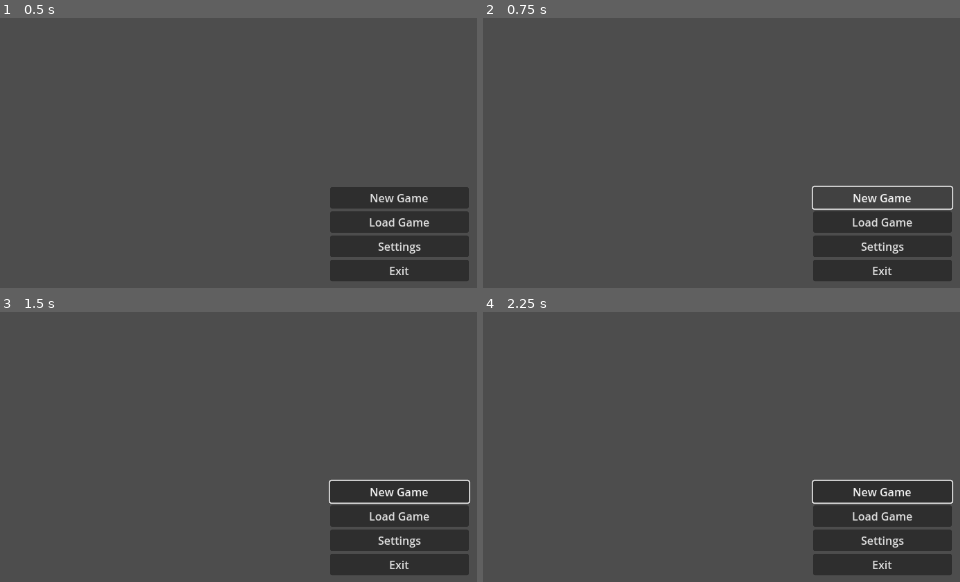
Above: before the commit, frames 1-4 (two rows, left to right).
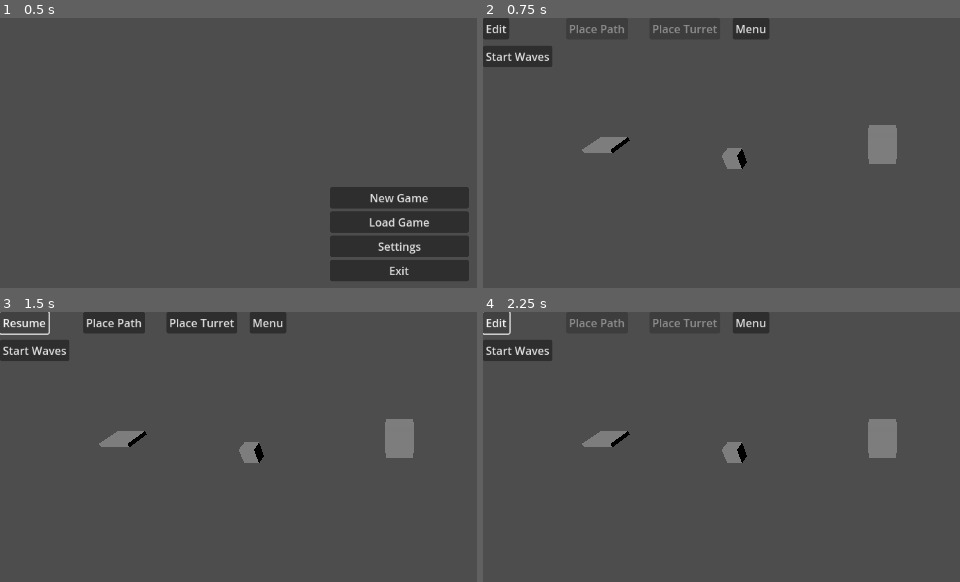
Above: after the commit, the same moments.

Repository: potatozepp/GPT-Test
Game: Godot game, scene res://main.tscn
The game is run twice, just before and just after one commit, with the same random seed, the same clock (stepped at 60 frames per second) and the same inputs.
Inputs (mouse positions are in pixels of both pictures, inside the frame that each line leads up to):
- Up to frame 1 (0.5 s): no input
- Up to frame 2 (0.75 s): click "New Game" at 0.5 s
- Up to frame 3 (1.5 s): click (14, 322) at 1.25 s, where only the run after the commit has a clickable "Edit"
- Up to frame 4 (2.25 s): click (506, 322) at 2 s, where only the run after the commit has a clickable "Resume"

Frame 1 is identical in both runs. In frame 2, 11% of the frame differs, in the area x 0-99%, y 0-98%; in frame 3, 15%; in frame 4, 13%.
Error before the commit: Parse Error: Used space character for indentation instead of tab as used before in the file. (res://main.gd:154)

Commit message:
fix some stuff

Diff:
--- a/enemy.gd
+++ b/enemy.gd
@@ -56,7 +56,7 @@
 				came_from[next] = current
 	var result: Array = []
 	if came_from.has(goal):
-		var node: Vector3 = goal
+		var node := goal
 		while node != null:
 			result.insert(0, node)
 			node = came_from[node]
--- a/main.gd
+++ b/main.gd
@@ -152,22 +152,22 @@
 	get_tree().quit()
 
 func toggle_edit() -> void:
-        if waves_running:
-                return
-        editing_mode = not editing_mode
-        edit_button.text = "Resume" if editing_mode else "Edit"
-        if not editing_mode:
-                placement_mode = ""
-                preview_path.hide()
-                preview_tower.hide()
-                path_button.text = "Place Path"
-                turret_button.text = "Place Turret"
-                clear_selection()
-        path_button.disabled = not editing_mode
-        turret_button.disabled = not editing_mode
-        var enemies = get_tree().get_nodes_in_group("enemies")
-        for e in enemies:
-                e.set_physics_process(not editing_mode)
+	if waves_running:
+		return
+	editing_mode = not editing_mode
+	edit_button.text = "Resume" if editing_mode else "Edit"
+	if not editing_mode:
+		placement_mode = ""
+		preview_path.hide()
+		preview_tower.hide()
+		path_button.text = "Place Path"
+		turret_button.text = "Place Turret"
+		clear_selection()
+	path_button.disabled = not editing_mode
+	turret_button.disabled = not editing_mode
+	var enemies = get_tree().get_nodes_in_group("enemies")
+	for e in enemies:
+		e.set_physics_process(not editing_mode)
 
 func start_waves() -> void:
 	if not game_loaded:
@@ -193,42 +193,42 @@
 		e.queue_free()
 
 func _unhandled_input(event: InputEvent) -> void:
-        if not game_loaded:
-                return
-
-        if event is InputEventKey and event.pressed and event.keycode == KEY_DELETE and selected_node and editing_mode:
-                if selected_node.is_in_group("paths"):
-                        path_positions.erase(selected_node.position)
-                selected_node.queue_free()
-                clear_selection()
-                return
-
-        if event is InputEventMouseButton and event.button_index == MOUSE_BUTTON_LEFT and event.pressed:
-                if editing_mode and placement_mode != "":
-                        if placement_mode == "path":
-                                add_path_segment(preview_path.position)
-                        elif placement_mode == "turret":
-                                place_turret(preview_tower.position)
-                        elif placement_mode == "path_move" and moving_node:
-                                move_path_segment(preview_path.position)
-                        elif placement_mode == "turret_move" and moving_node:
-                                move_turret(preview_tower.position)
-                        return
-                var mouse_pos = event.position
-                var origin = camera.project_ray_origin(mouse_pos)
-                var dir = camera.project_ray_normal(mouse_pos)
-                var space = get_world_3d().direct_space_state
-                var query = PhysicsRayQueryParameters3D.create(origin, origin + dir * 1000)
-                var result = space.intersect_ray(query)
-                if result:
-                        var node = result.collider
-                        if node.is_in_group("paths") or node.is_in_group("towers"):
-                                select_node(node)
-                                return
-                        elif node.get_parent() and (node.get_parent().is_in_group("paths") or node.get_parent().is_in_group("towers")):
-                                select_node(node.get_parent())
-                                return
-                clear_selection()
+	if not game_loaded:
+		return
+
+	if event is InputEventKey and event.pressed and event.keycode == KEY_DELETE and selected_node and editing_mode:
+		if selected_node.is_in_group("paths"):
+			path_positions.erase(selected_node.position)
+		selected_node.queue_free()
+		clear_selection()
+		return
+
+	if event is InputEventMouseButton and event.button_index == MOUSE_BUTTON_LEFT and event.pressed:
+		if editing_mode and placement_mode != "":
+			if placement_mode == "path":
+				add_path_segment(preview_path.position)
+			elif placement_mode == "turret":
+				place_turret(preview_tower.position)
+			elif placement_mode == "path_move" and moving_node:
+				move_path_segment(preview_path.position)
+			elif placement_mode == "turret_move" and moving_node:
+				move_turret(preview_tower.position)
+			return
+		var mouse_pos = event.position
+		var origin = camera.project_ray_origin(mouse_pos)
+		var dir = camera.project_ray_normal(mouse_pos)
+		var space = get_world_3d().direct_space_state
+		var query = PhysicsRayQueryParameters3D.create(origin, origin + dir * 1000)
+		var result = space.intersect_ray(query)
+		if result:
+			var node = result.collider
+			if node.is_in_group("paths") or node.is_in_group("towers"):
+				select_node(node)
+				return
+			elif node.get_parent() and (node.get_parent().is_in_group("paths") or node.get_parent().is_in_group("towers")):
+				select_node(node.get_parent())
+				return
+		clear_selection()
 
 func add_path_segment(pos: Vector3) -> void:
 	pos.y = 0
@@ -265,45 +265,45 @@
 			return
 	var t = TowerScene.instantiate()
 	t.position = pos
-        t.add_to_group("towers")
-        add_child(t)
+	t.add_to_group("towers")
+	add_child(t)
 
 func move_turret(pos: Vector3) -> void:
-        if not moving_node:
-                return
-        pos.y = 0
-        if not in_bounds(pos):
-                return
-        for n in get_tree().get_nodes_in_group("paths"):
-                if intersects(pos, TOWER_HALF + Vector2(TOWER_PATH_PADDING, TOWER_PATH_PADDING), n.position, PATH_HALF):
-                        return
-        for tt in get_tree().get_nodes_in_group("towers"):
-                if tt != moving_node and intersects(pos, TOWER_HALF, tt.position, TOWER_HALF):
-                        return
-        moving_node.position = pos
-        moving_node = null
-        placement_mode = ""
-        preview_tower.hide()
+	if not moving_node:
+		return
+	pos.y = 0
+	if not in_bounds(pos):
+		return
+	for n in get_tree().get_nodes_in_group("paths"):
+		if intersects(pos, TOWER_HALF + Vector2(TOWER_PATH_PADDING, TOWER_PATH_PADDING), n.position, PATH_HALF):
+			return
+	for tt in get_tree().get_nodes_in_group("towers"):
+		if tt != moving_node and intersects(pos, TOWER_HALF, tt.position, TOWER_HALF):
+			return
+	moving_node.position = pos
+	moving_node = null
+	placement_mode = ""
+	preview_tower.hide()
 
 func move_path_segment(pos: Vector3) -> void:
-        if not moving_node:
-                return
-        pos.y = 0
-        if not in_bounds(pos):
-                return
-        for n in get_tree().get_nodes_in_group("paths"):
-                if n != moving_node and intersects(pos, PATH_HALF, n.position, PATH_HALF):
-                        return
-        for t in get_tree().get_nodes_in_group("towers"):
-                if intersects(pos, PATH_HALF, t.position, TOWER_HALF):
-                        return
-        var idx = path_positions.find(moving_node.position)
-        if idx != -1:
-                path_positions[idx] = pos
-        moving_node.position = pos
-        moving_node = null
-        placement_mode = ""
-        preview_path.hide()
+	if not moving_node:
+		return
+	pos.y = 0
+	if not in_bounds(pos):
+		return
+	for n in get_tree().get_nodes_in_group("paths"):
+		if n != moving_node and intersects(pos, PATH_HALF, n.position, PATH_HALF):
+			return
+	for t in get_tree().get_nodes_in_group("towers"):
+		if intersects(pos, PATH_HALF, t.position, TOWER_HALF):
+			return
+	var idx = path_positions.find(moving_node.position)
+	if idx != -1:
+		path_positions[idx] = pos
+	moving_node.position = pos
+	moving_node = null
+	placement_mode = ""
+	preview_path.hide()
 
 func select_node(node: Node3D) -> void:
 	clear_selection()
@@ -324,16 +324,16 @@
 		upgrade_button.hide()
 		move_button.show()
 		delete_button.show()
-        selection_panel.show()
+		selection_panel.show()
 
 func clear_selection() -> void:
-        if selected_node:
-                var mesh = selected_node.get_node_or_null("Mesh") as MeshInstance3D
-                if mesh and original_material:
-                        mesh.set_surface_override_material(0, original_material)
-        selected_node = null
-        original_material = null
-        selection_panel.hide()
+	if selected_node:
+		var mesh = selected_node.get_node_or_null("Mesh") as MeshInstance3D
+		if mesh and original_material:
+			mesh.set_surface_override_material(0, original_material)
+	selected_node = null
+	original_material = null
+	selection_panel.hide()
 
 func _on_sell_pressed() -> void:
 	if selected_node and selected_node.is_in_group("towers"):
@@ -345,20 +345,20 @@
 		print("Upgrade not implemented")
 
 func _on_move_pressed() -> void:
-        if not selected_node:
-                return
-        moving_node = selected_node
-        if selected_node.is_in_group("paths"):
-                placement_mode = "path_move"
-                preview_path.position = selected_node.position
-                preview_path.show()
-                preview_tower.hide()
-        elif selected_node.is_in_group("towers"):
-                placement_mode = "turret_move"
-                preview_tower.position = selected_node.position
-                preview_tower.show()
-                preview_path.hide()
-        clear_selection()
+	if not selected_node:
+		return
+	moving_node = selected_node
+	if selected_node.is_in_group("paths"):
+		placement_mode = "path_move"
+		preview_path.position = selected_node.position
+		preview_path.show()
+		preview_tower.hide()
+	elif selected_node.is_in_group("towers"):
+		placement_mode = "turret_move"
+		preview_tower.position = selected_node.position
+		preview_tower.show()
+		preview_path.hide()
+	clear_selection()
 
 func _on_delete_pressed() -> void:
 	if selected_node and selected_node.is_in_group("paths"):
@@ -391,45 +391,45 @@
 	pos = pos.snapped(Vector3.ONE)
 	pos.x = clamp(pos.x, MIN_X, MAX_X)
 	pos.z = clamp(pos.z, MIN_Z, MAX_Z)
-        if placement_mode == "path" or placement_mode == "path_move":
-                preview_path.position = pos
-                preview_path.show()
-                preview_tower.hide()
-        elif placement_mode == "turret" or placement_mode == "turret_move":
-                preview_tower.position = pos
-                preview_tower.show()
-                preview_path.hide()
-        else:
-                preview_path.hide()
-                preview_tower.hide()
+	if placement_mode == "path" or placement_mode == "path_move":
+		preview_path.position = pos
+		preview_path.show()
+		preview_tower.hide()
+	elif placement_mode == "turret" or placement_mode == "turret_move":
+		preview_tower.position = pos
+		preview_tower.show()
+		preview_path.hide()
+	else:
+		preview_path.hide()
+		preview_tower.hide()
 
 func set_mode_path() -> void:
-        if placement_mode == "path":
-                placement_mode = ""
-                preview_path.hide()
-                path_button.text = "Place Path"
-        else:
-                placement_mode = "path"
-                path_button.text = "Cancel"
-                turret_button.text = "Place Turret"
-                preview_tower.hide()
-                if editing_mode:
-                        preview_path.show()
-                clear_selection()
+	if placement_mode == "path":
+		placement_mode = ""
+		preview_path.hide()
+		path_button.text = "Place Path"
+	else:
+		placement_mode = "path"
+		path_button.text = "Cancel"
+		turret_button.text = "Place Turret"
+		preview_tower.hide()
+		if editing_mode:
+			preview_path.show()
+		clear_selection()
 
 func set_mode_turret() -> void:
-        if placement_mode == "turret":
-                placement_mode = ""
-                preview_tower.hide()
-                turret_button.text = "Place Turret"
-        else:
-                placement_mode = "turret"
-                turret_button.text = "Cancel"
-                path_button.text = "Place Path"
-                preview_path.hide()
-                if editing_mode:
-                        preview_tower.show()
-                clear_selection()
+	if placement_mode == "turret":
+		placement_mode = ""
+		preview_tower.hide()
+		turret_button.text = "Place Turret"
+	else:
+		placement_mode = "turret"
+		turret_button.text = "Cancel"
+		path_button.text = "Place Path"
+		preview_path.hide()
+		if editing_mode:
+			preview_tower.show()
+		clear_selection()
 
 func _on_menu_pressed() -> void:
 	get_tree().reload_current_scene()
--- a/projectile.gd
+++ b/projectile.gd
@@ -3,27 +3,30 @@
 
 @export var speed := 5.0
 @export var damage := 1
+@export var hitbox := 1.0
 var direction := Vector3.ZERO
 var target: Node3D
 var lifetime := 5.0
+var bulletsize := Vector3(0.3, 0.3, 0.3)
 
 func _ready():
-    var mesh_instance = MeshInstance3D.new()
-    mesh_instance.mesh = SphereMesh.new()
-    add_child(mesh_instance)
+	var mesh_instance = MeshInstance3D.new()
+	mesh_instance.mesh = SphereMesh.new()
+	mesh_instance.scale = bulletsize
+	add_child(mesh_instance)
 
 func setup(start: Vector3, target_node: Node3D, miss_radius: float) -> void:
-    position = start
-    target = target_node
-    var aim = target_node.position + Vector3(randf_range(-miss_radius, miss_radius), 0, randf_range(-miss_radius, miss_radius))
-    direction = (aim - start).normalized()
+	position = start
+	target = target_node
+	var aim = target_node.position
+	direction = (aim - start).normalized()
 
 func _physics_process(delta: float) -> void:
-    position += direction * speed * delta
-    lifetime -= delta
-    if target and position.distance_to(target.position) < 0.5:
-        if target.has_method("take_damage"):
-            target.take_damage(damage)
-        queue_free()
-    elif lifetime <= 0:
-        queue_free()
+	position += direction * speed * delta
+	lifetime -= delta
+	if target and position.distance_to(target.position) < hitbox:
+		if target.has_method("take_damage"):
+			target.take_damage(damage)
+		queue_free()
+	elif lifetime <= 0:
+		queue_free()
--- a/tower.gd
+++ b/tower.gd
@@ -2,8 +2,8 @@
 
 @export var range := 10.0
 @export var fire_rate := 1.0
-@export var miss_radius := 1.5
-@export var projectile_speed := 5.0
+@export var miss_radius := 0.0
+@export var projectile_speed := 100.0
 var _cooldown := 0.0
 const Projectile = preload("res://projectile.gd")
 
